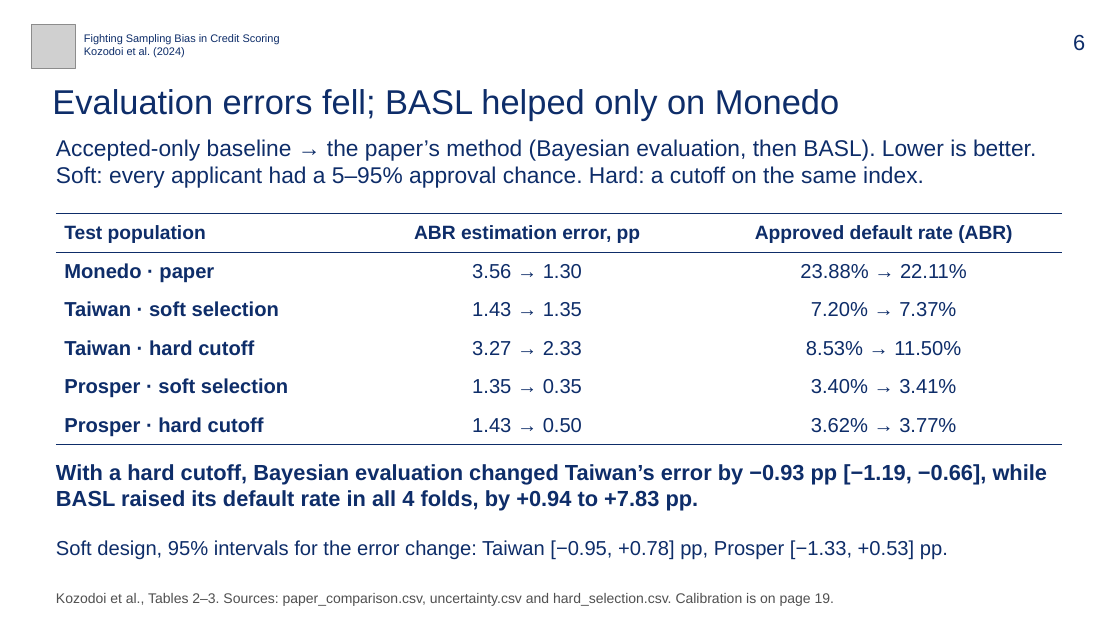
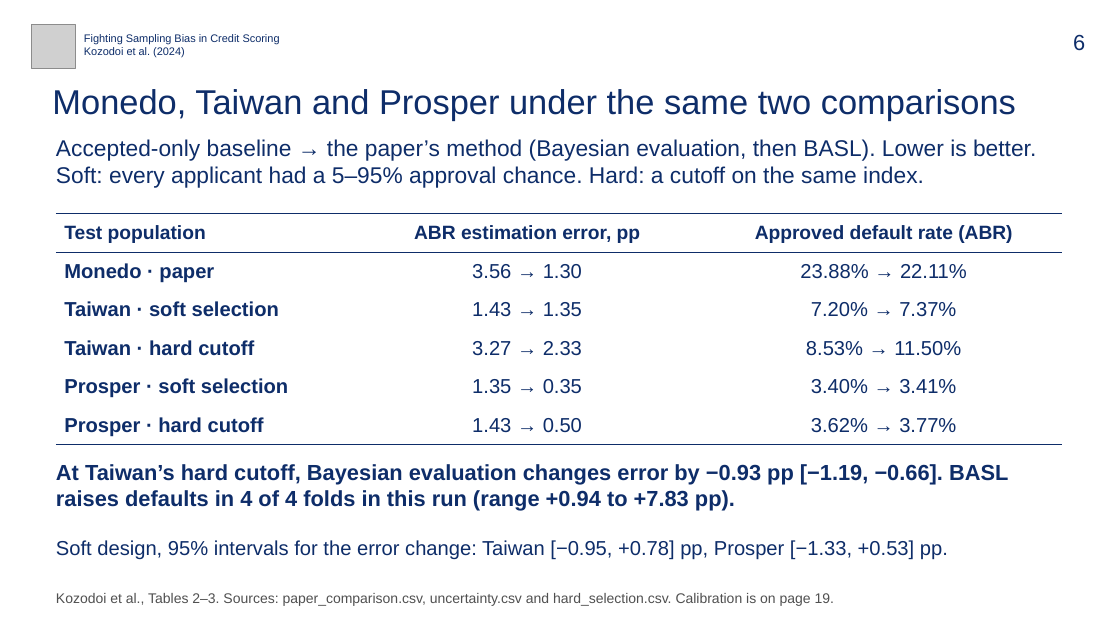
Before and after one commit to bigpurota/paper11, a slide deck: slide 6 of slides/paper11.pptx. Drawn at 1120x630 pixels with LibreOffice and Linux fonts; fonts in the diff are those of the drawing; grey boxes stand for pictures. Boxes give left, top, right and bottom in pixels: in the first picture for what was removed or moved away, otherwise in the second. Text is boxed around its words. In the diff, an @@ line names an element or a change of style, - is before the commit and + after.

```diff
--- a/slides/paper11.pptx
+++ b/slides/paper11.pptx
@@ text at box(52, 89, 1016, 120): text changed @@
-Evaluation errors fell; BASL helped only on Monedo
+Monedo, Taiwan and Prosper under the same two comparisons
@@ text at box(56, 464, 1008, 511): text changed @@
-With a hard cutoff, Bayesian evaluation changed Taiwan’s error by −0.93 pp [−1.19, −0.66], while BASL raised its default rate in all 4 folds, by +0.94 to +7.83 pp.
+At Taiwan’s hard cutoff, Bayesian evaluation changes error by −0.93 pp [−1.19, −0.66]. BASL raises defaults in 4 of 4 folds in this run (range +0.94 to +7.83 pp).
```
Also in this commit, not shown: 3 other slides changed, 21 other files.
